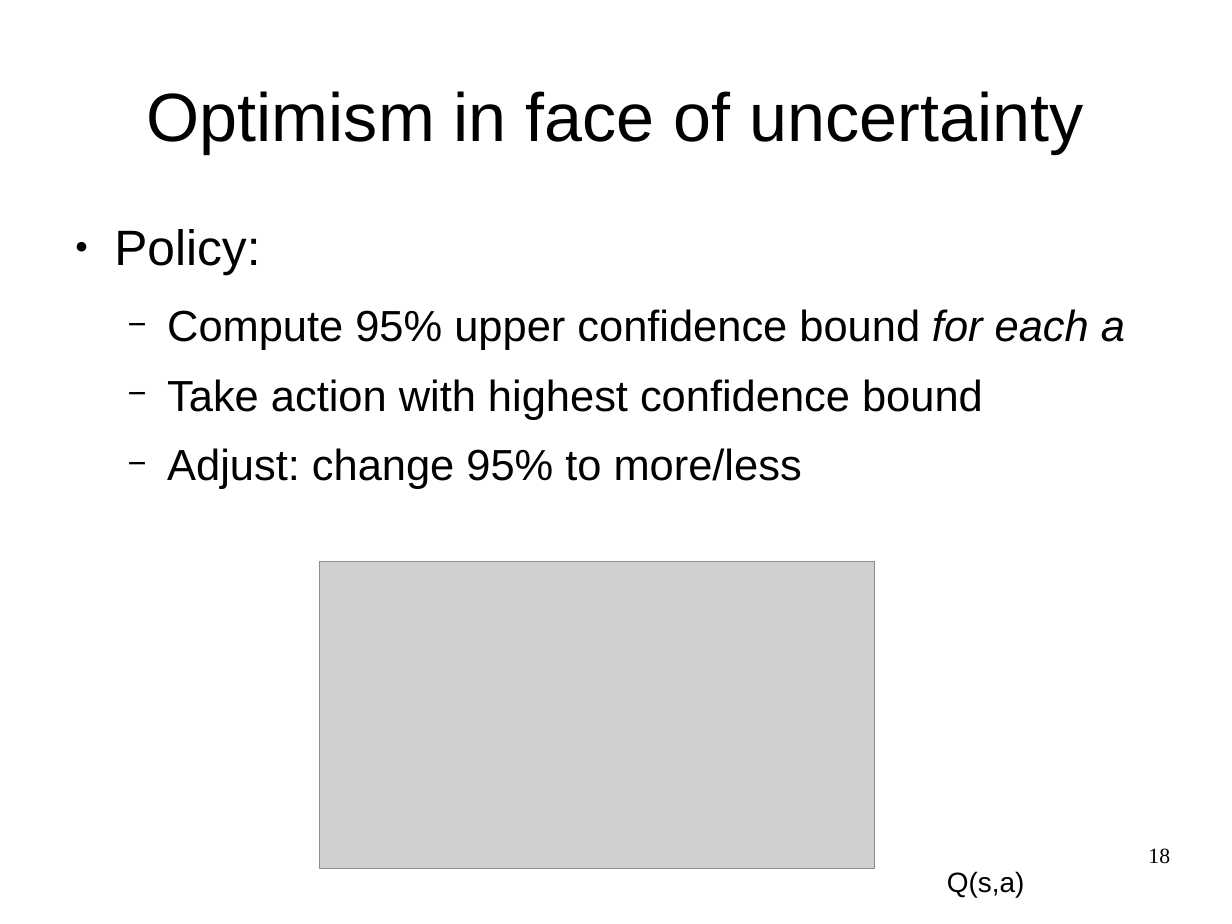
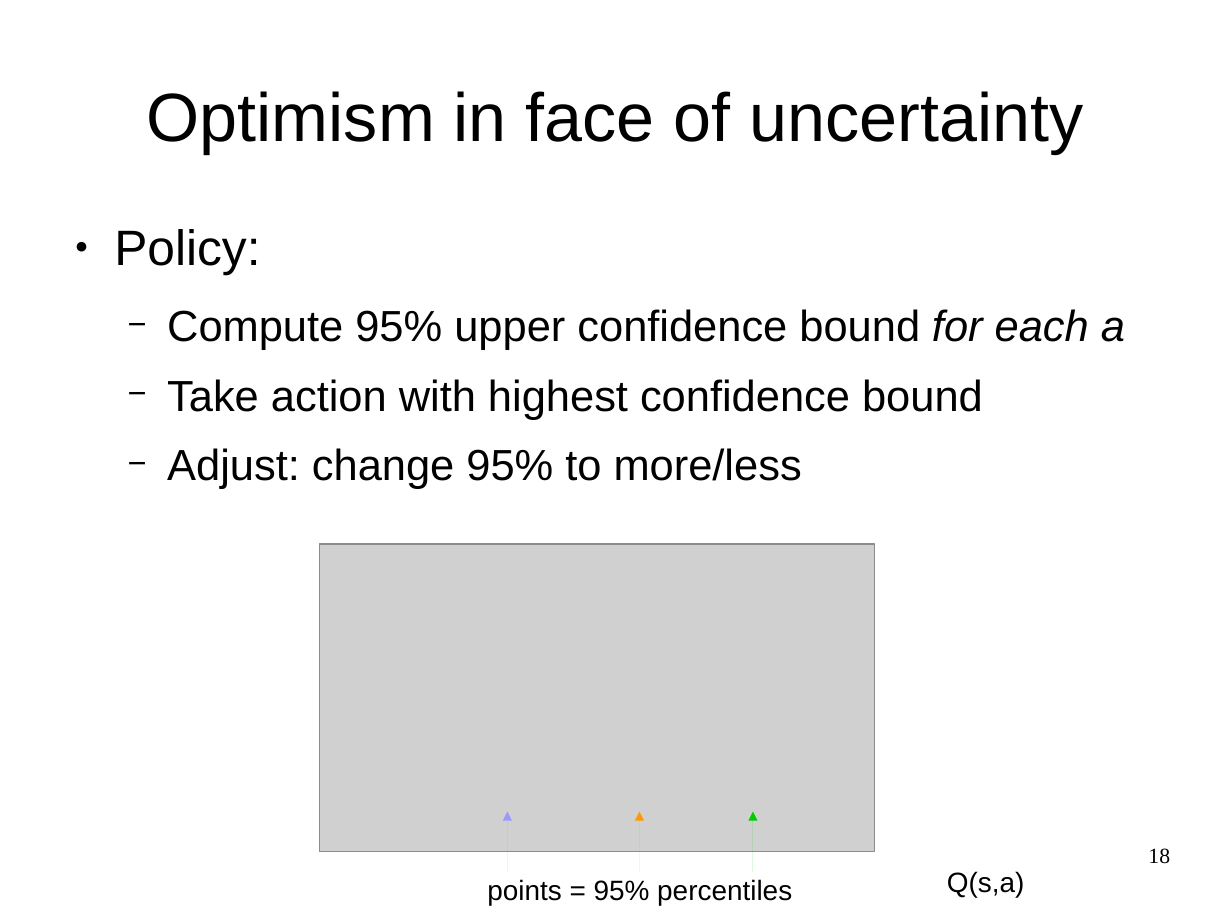
Before and after one commit to justheuristic/picsart_rl, a slide deck: slide 18 of day4/lecture_part1.odp. Drawn at 1232x924 pixels with LibreOffice and Linux fonts; fonts in the diff are those of the drawing; grey boxes stand for pictures. Boxes give left, top, right and bottom in pixels: in the first picture for what was removed or moved away, otherwise in the second. Text is boxed around its words. In the diff, an @@ line names an element or a change of style, - is before the commit and + after.

```diff
--- a/day4/lecture_part1.odp
+++ b/day4/lecture_part1.odp
@@ picture: place and size @@
-picture at <box>320,562,875,870</box>
+picture at <box>320,544,875,852</box>
@@ arrow added from (508, 872) to (508, 812), #9999FF 0 pt @@
@@ arrow added from (639, 872) to (639, 812), #FF9900 0 pt @@
@@ arrow added from (754, 872) to (754, 812), #00CC00 0 pt @@
@@ text added at <box>487,879,792,905</box>, 18 pt, text #000000 @@
+points = 95% percentiles
```
Also in this commit, not shown: 14 other slides changed, 3 slides added, 2 slides removed, 2 other files.
